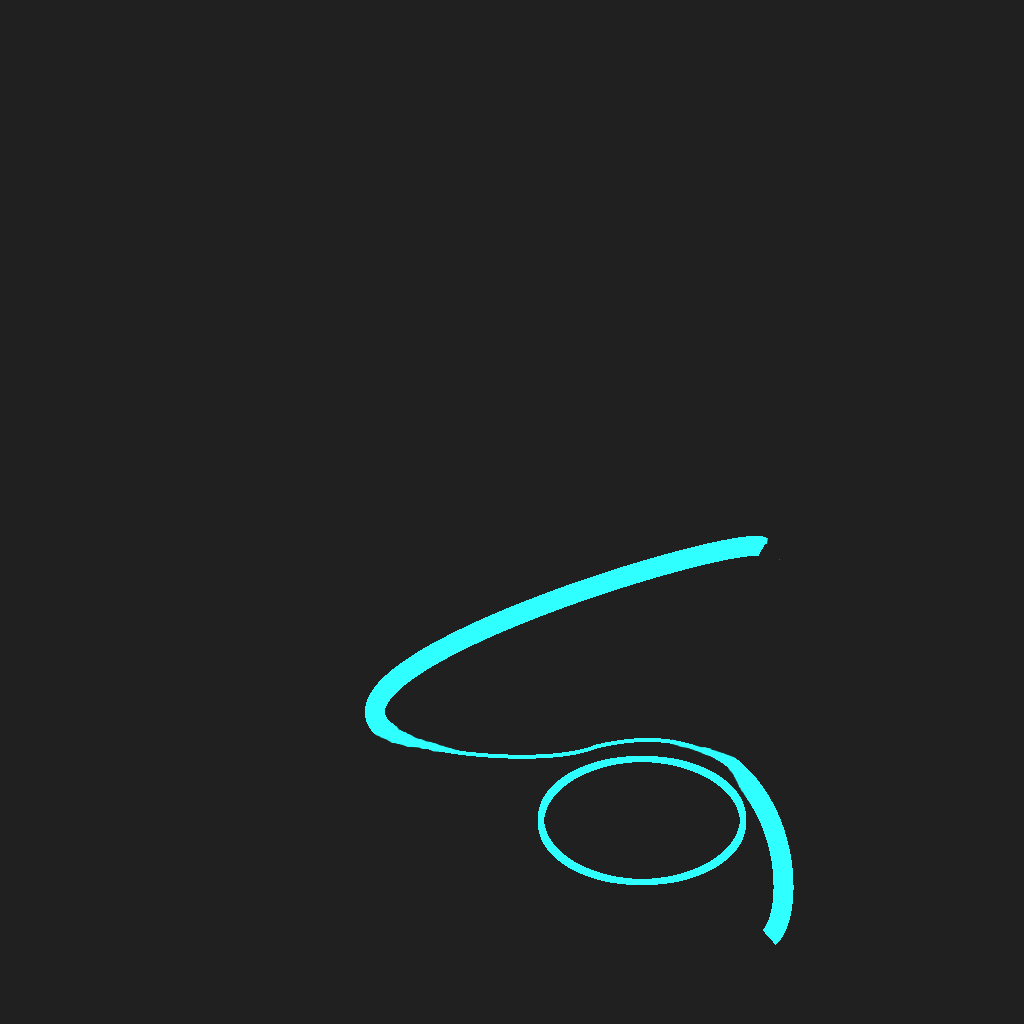
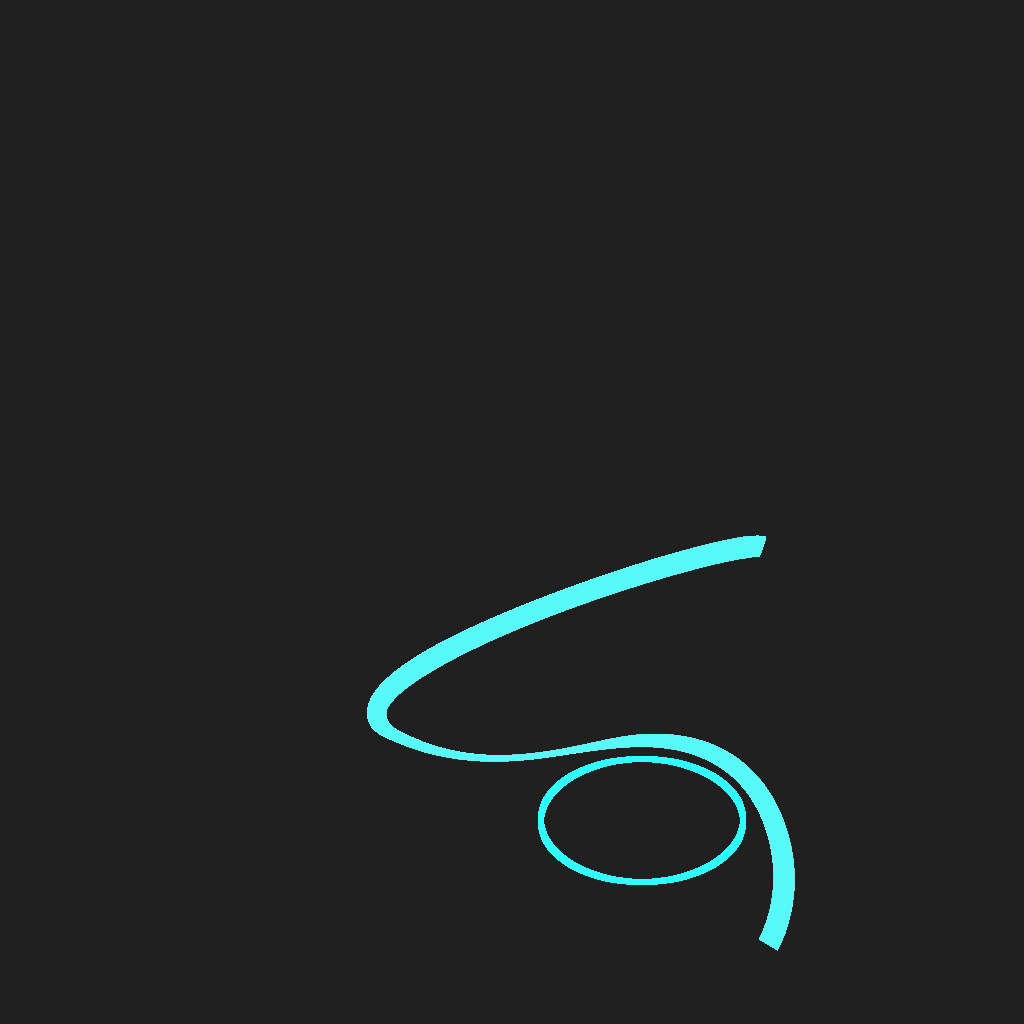
The second w=1024, h=1024 image is a revision of the first. Changes to its layers:
renamed "Layer #2" to "line.xcf", painted on it over [365,535,795,951]
removed layer "Layer #1" over [372,546,786,939]
